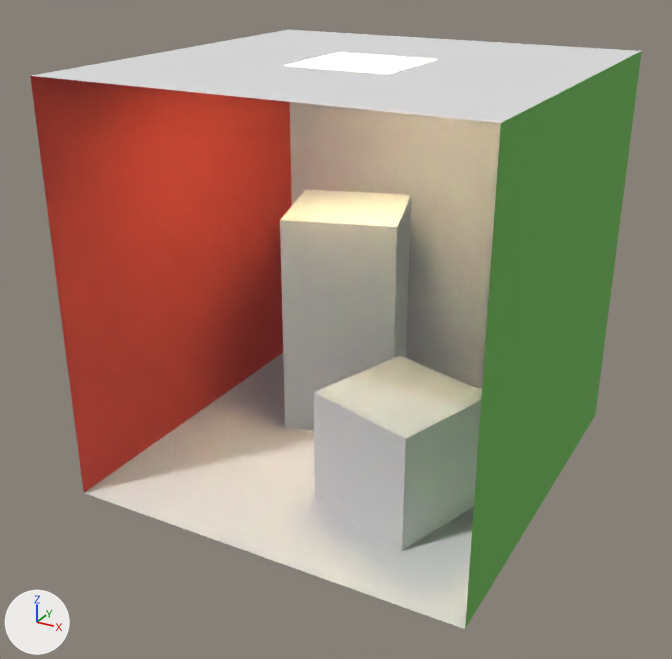
Before and after pictures for a commit that changed the OBJ model scenes/cornell_box/cornellbox.obj.
Camera for both pictures: a 50 mm camera at (0.978, -1.901, 0.788) aimed at (-0.026, -0.076, -0.124). Arrows for +X, +Y and +Z are at lower left; the lights stay in place. The first picture is the older version. Where no turn or scale is listed for an object, it has been applied to the vertices.

Objects in the first picture: 'CeilingLight', 'LeftWall', 'RightWall', 'Room', 'ShortBox', 'TallBox'.
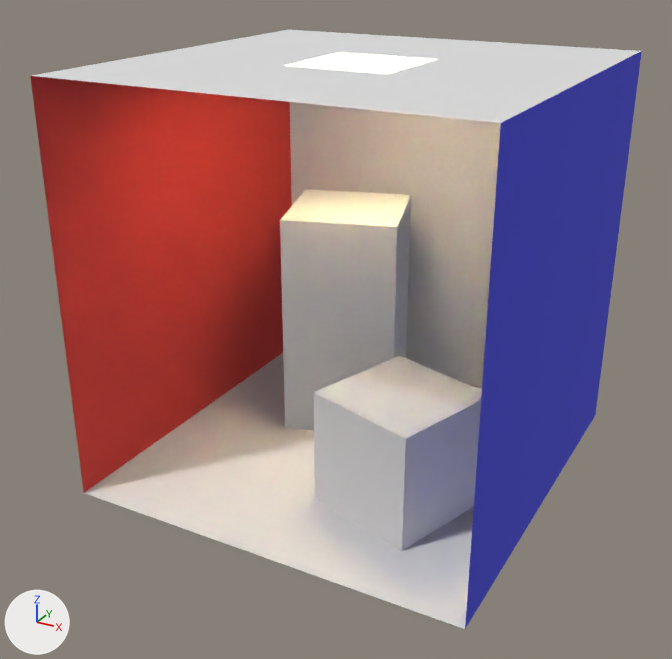
Diff of the bpy script that builds the scene:
```diff
--- a/scenes/cornell_box/cornellbox.obj.py
+++ b/scenes/cornell_box/cornellbox.obj.py
@@ mat_blue @@
+mat_blue = principled_material('Blue')
+mat_blue.base_color = (0.06, 0.065, 0.68)  # blue #4548d7
+mat_blue.roughness = 1.0
@@ me_rightwall @@
 me_rightwall.from_pydata(...)  # 1089 vertices, 2048 faces; spans x 0.5, y -0.5..0.5, z -0.5..0.5
-me_rightwall.materials.append(mat_green)  # green #6cb355
+me_rightwall.materials.append(mat_blue)  # blue #4548d7
```

What differs and where, as boxes [x1, y1, x2, y2] in the pictures (672 x 659 px):
'RightWall', recoloured (green to blue)
    both: [465, 51, 642, 629]
